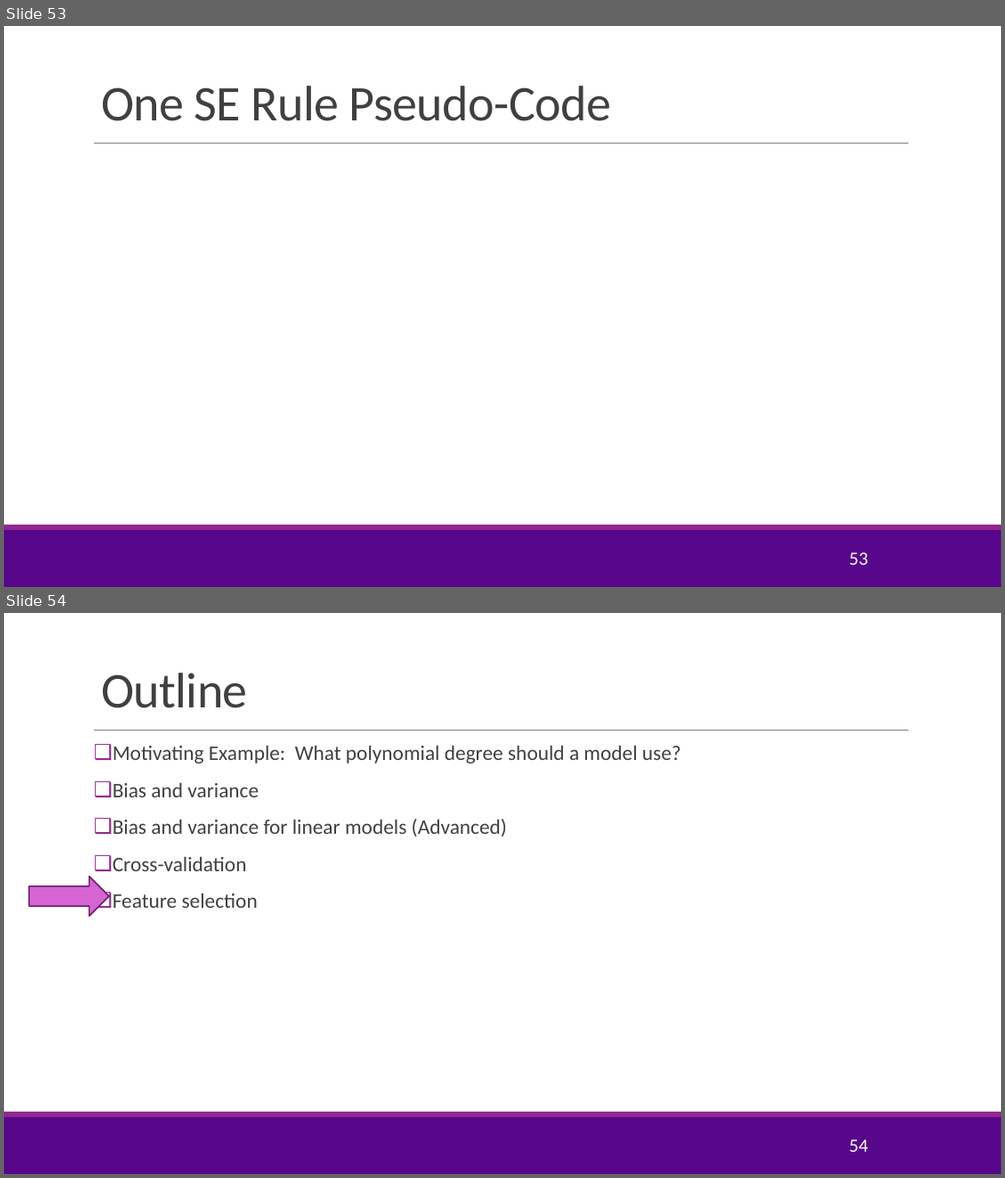
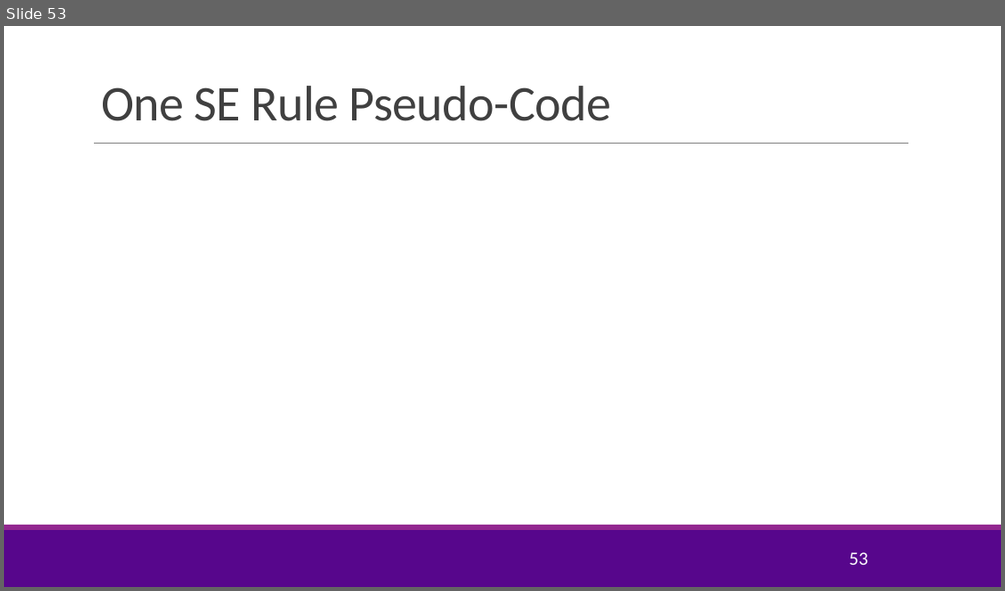
Before and after one commit to sdrangan/introml, a slide deck: lectures/Lect04_ModelSelection.pptx. Shown one above the other, each under a label of ours: slides 53 and 54 before the commit, slide 53 after it. The pictures are 1005x1178 and 1005x591 pixels, drawn with LibreOffice and Linux fonts; fonts in the diff are those of the drawing; grey boxes stand for pictures; background and template pictures are left out. Boxes give left, top, right and bottom in pixels: in the first picture for what was removed or moved away, otherwise in the second. Text is boxed around its words. In the diff, an @@ line names an element or a change of style, - is before the commit and + after.

```diff
--- a/lectures/Lect04_ModelSelection.pptx
+++ b/lectures/Lect04_ModelSelection.pptx
@@ slide 54 removed at box(4, 613, 1001, 1174), background #FFFFFF; not listed: 3 template elements that a slide beside it also shows @@
@@ title removed at box(101, 673, 248, 708) @@
-Outline
@@ text removed at box(113, 746, 681, 908) @@
-❑ Motivating Example: What polynomial degree should a model use?
-❑ Bias and variance
-❑ Bias and variance for linear models (Advanced)
-❑ Cross-validation
-❑ Feature selection
@@ right arrow removed at box(30, 876, 109, 916) @@
@@ page number removed at box(849, 1139, 867, 1151) @@
-54
```
Also in this commit, not shown: 5 slides changed, 1 slide added, 5 other slides removed, 3 other files.
